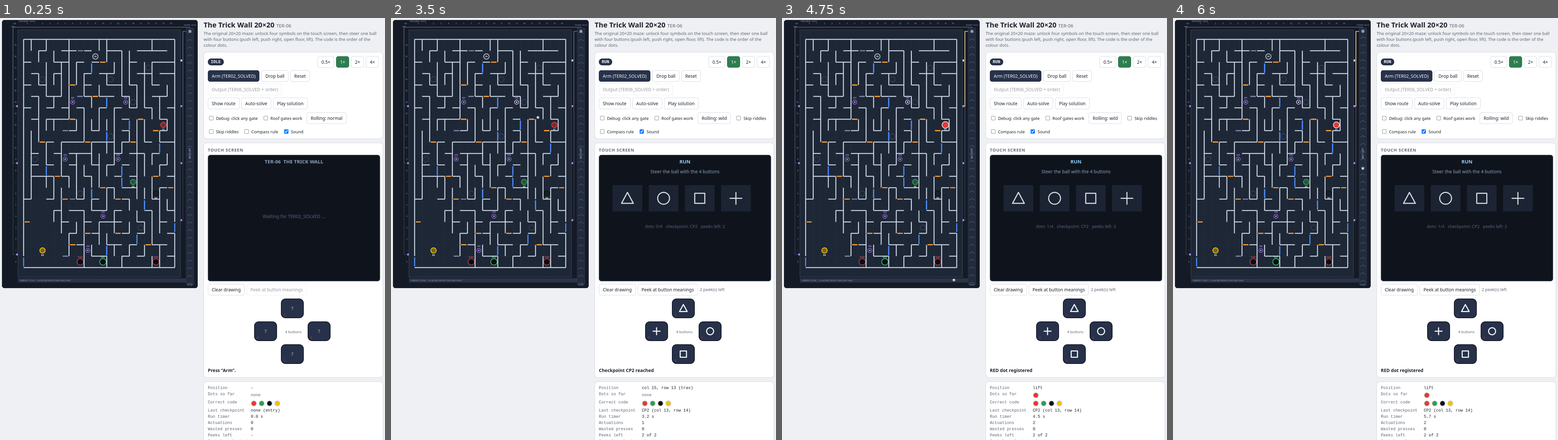
Above: before the commit, frames 1-4 (left to right).
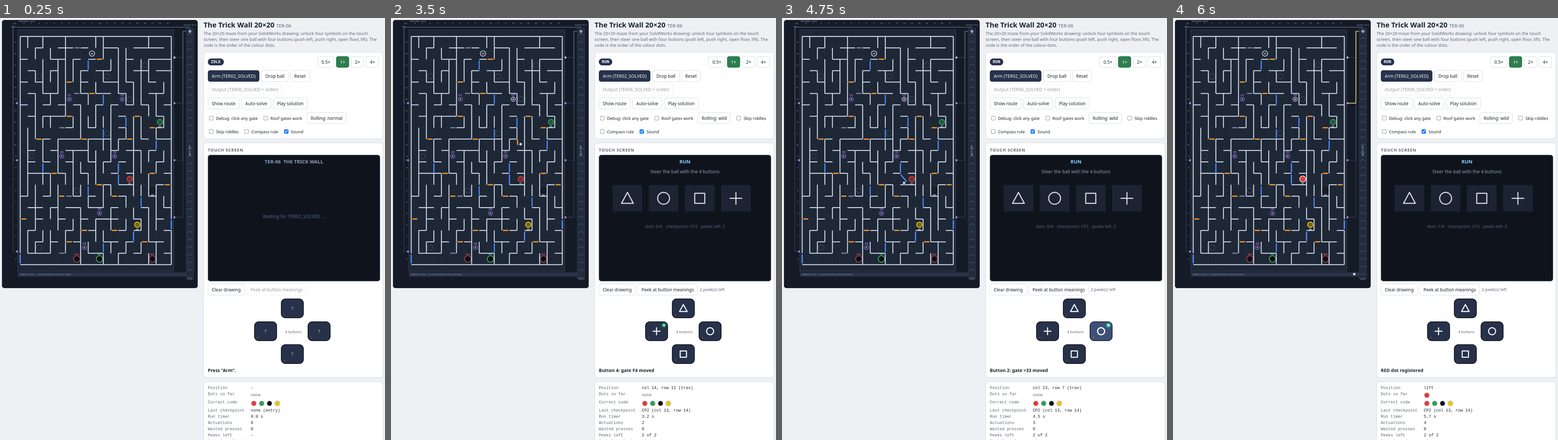
Above: after the commit, the same moments.

Repository: moediab25/game-sim
Game: browser game, page web/trickwall20.html
Same seed, same stepped clock (60 frames per second), same inputs: the game is played once before the commit and once after it.
Inputs (mouse positions are in pixels of both pictures, inside the frame that each line leads up to):
- Up to frame 1 (0.25 s): no input
- Up to frame 2 (3.5 s): click "Play solution" at 0.27 s; click "Rolling: normal" at 0.52 s; hold Right 1.03-1.53 s; click (491, 182) at 1.07 s; tap Space every 0.5 s from 1.1 to 3.1 s; hold Down 1.58-1.85 s; click (452, 127) at 1.67 s; hold Left 1.9-2.47 s; click (529, 115) at 2.27 s; hold Right 2.52-3.18 s; click (521, 207) at 2.87 s; hold Left from 3.23 s (still down); click (441, 220) at 3.47 s
- Up to frame 3 (4.75 s): tap Space at 3.6, 4.1, 4.6 s; release Left at 3.67 s; hold Down 3.72-4.05 s; click (882, 102) at 4.07 s; hold Right 4.1-4.6 s; hold Down from 4.65 s (still down); click (939, 165) at 4.67 s
- Up to frame 4 (6 s): release Down at 4.92 s; hold Left 4.97-5.53 s; tap Space at 5.1, 5.6 s; click (1215, 153) at 5.27 s; hold Right from 5.58 s (still down); click (1253, 245) at 5.87 s

The runs differ from the first frame. In frame 1, 7.2% of the frame differs, in the area x 3-98%, y 1-64%; in frame 2, 7.3%; in frame 3, 7.6%, in the area x 3-98%, y 1-97%; in frame 4, 7.2%.

Commit message:
20x20 sim: use the walls from the SolidWorks drawing (819 mm plate); re-pick solvable dots and exit
Co-Authored-By: Claude Sonnet 5.5 <noreply@anthropic.com>
Claude-Session: https://claude.ai/code/session_01RXFvVQLYSo7J45rJLQBW9m

Diff:
--- a/web/src/core20.js
+++ b/web/src/core20.js
@@ -2,21 +2,22 @@
 const CODE = ["red", "green", "black", "yellow"];          // correct dot order
 // Dot recesses: the first 4 (in CODE order) are the coloured dots, the rest are decoys.
 const DOTS = [
-  { name: "red",    c: 18, r: 12, rgb: "#e53935" },
-  { name: "green",  c: 14, r: 7,  rgb: "#2e9e4f" },
+  { name: "red",    c: 14, r: 7,  rgb: "#e53935" },
+  { name: "green",  c: 18, r: 12, rgb: "#2e9e4f" },
   { name: "black",  c: 17, r: 6,  rgb: "#111111" },
-  { name: "yellow", c: 2,  r: 1,  rgb: "#f2c200" },
+  { name: "yellow", c: 15, r: 3,  rgb: "#f2c200" },
 ];
-const DECOYS = [[16, 17], [2, 16], [11, 16], [14, 14], [11, 11], [1, 9], [7, 6], [15, 3]];
+const DECOYS = [[16, 17], [2, 16], [11, 16], [14, 14], [11, 11], [1, 9], [7, 6], [2, 1]];
 const EXIT = [10, 0];                                       // real exit; the other two bottom holes are drains
 const HOLES = [[7, 0], [10, 0], [17, 0]];
 const CPS = [[6, 14], [13, 14], [5, 9], [12, 9], [10, 4], [8, 1]];
 const ENTRY = [9, 18];
-const COLS = 20, ROWS = 20, CELL_W = 39.75, CELL_H = 60, X0 = 30, Y0 = 50, PW = 855, PH = 1300;
+// Plate from the SolidWorks drawing: 819 mm wide; maze area 795 x 1200 mm (20 x 20 cells of 39.75 x 60 mm)
+const COLS = 20, ROWS = 20, CELL_W = 39.75, CELL_H = 60, X0 = 12, Y0 = 34.5, PW = 819, PH = 1269;
 const DRIFT_P = 0.2;            // chance per open side that a falling ball is jostled sideways in a floorless cell
 const ACT_WINDOW = 0.45, LIFT_DELAY = 4.0;
-const H_LINES = ["11111111111111111111","00000100011001010001","00000011000110101110","00000010110011010001","10000100101110010010","00001011011010001001","10010111010011000100 …(325 unchanged characters)…
-const V_LINES = ["11111111111111111111","00000011111100000001","00000000000111101010","00000001111010011101","00001011000010101010","00011110111000011100 …(348 unchanged characters)…
+const H_LINES = ["11111111111111111111","01110100011001010001","00101011000110101110","01000010110011010001","10100100101110010010","01101011011010001001","10010111010011000100 …(325 unchanged characters)…
+const V_LINES = ["11111111111111111111","01100011111100000001","01011110000111101010","00100001111010011101","01101011000010101010","00011110111000011100 …(348 unchanged characters)…
 // id, type (f floor / p push), mount (f floor / s side / r roof), push dir, col, row
 const GATE_SRC = `F1 f f - 10 18|F2 f f - 4 8|F3 f f - 5 6|F4 f f - 14 11|F5 f f - 8 11|F6 f f - 8 3|F7 f f - 2 11|F8 f …(474 unchanged characters)…
 const GATES = GATE_SRC.split("|").map(s => { const [id, t, m, p, c, r] = s.split(" ");
--- a/web/src/sim20.js
+++ b/web/src/sim20.js
@@ -1,6 +1,6 @@
 // ===================== simulator (original 20x20 maze) =====================
 const OX = 84, OY = 52;                   // world -> canvas offset (px); scale is 1; world y is flipped so row 0 is at the bottom
-const LIFT_X0 = 885, LIFT_X1 = 925, LIFT_XC = 905, LANE_R = 868, LANE_TOP = -14, CHUTE_Y = PH + 16;
+const LIFT_X0 = PW + 30, LIFT_X1 = PW + 70, LIFT_XC = PW + 50, LANE_R = PW + 13, LANE_TOP = -14, CHUTE_Y = PH + 16;
 const RB = 8;                             // drawn ball radius (real ball is 7 mm)
 const FALL_T = .11, MOVE_T = .22, GATE_T = .15, HOLD_T = .12;
 const cxm = c => X0 + (c + .5) * CELL_W;
@@ -226,6 +226,7 @@
 
 // ===================== drawing: plate =====================
 const cv = document.getElementById("cv"), ctx = cv.getContext("2d");
+cv.width = OX + LIFT_X1 + 30; cv.height = OY + PH + 70;
 const COL = { plate: "#1e2736", wall: "#cbd5e4", red: "#e5484d", green: "#31c46b", blue: "#4c8dff", orange: "#ff9b2f", cp: "#b78cff", txt: "#8ea0bb" };
 const Py = y => PH - y;
 function gateSeg(g, th) {                  // y-up mm geometry from the description
--- a/web/src/template20.html
+++ b/web/src/template20.html
@@ -68,7 +68,7 @@
   <div class="stage"><canvas id="cv" width="1030" height="1410" aria-label="The Trick Wall plate"></canvas></div>
   <div class="side">
     <div><h1>The Trick Wall 20×20 <span style="font-weight:500;color:var(--muted);font-size:.9rem">TER-06</span></h1>
-      <div class="sub">The original 20×20 maze: unlock four symbols on the touch screen, then steer one ball with four buttons (push left, push right, open floor, lift). The code is the order of the colour dots.</div></div>
+      <div class="sub">The 20×20 maze from your SolidWorks drawing: unlock four symbols on the touch screen, then steer one ball with four buttons (push left, push right, open floor, lift). The code is the order of the colour dots.</div></div>
 
     <div class="card">
       <div class="row"><span class="state" id="hState">IDLE</span><span style="flex:1"></span>
@@ -115,7 +115,7 @@
     <div class="card"><h2>Self-test (also in the console)</h2><div class="list" id="check"></div></div>
     <div class="card"><h2>Solution plan (exact button presses)</h2><div class="list" id="sol">Press Auto-solve.</div></div>
     </div>
-    <div class="help">Plate 855 × 1300 mm, 20 × 20 cells of 39.75 × 60 mm, 39 gates (orange = floor gate, blue =  …(476 unchanged characters)…
+    <div class="help">Plate 819 mm wide (maze area 795 × 1200 mm), 20 × 20 cells of 39.75 × 60 mm, walls read from the SolidWorks drawing, 39 gates (orange = floor gate, blue =  …(476 unchanged characters)…
   </div>
 </div>
 
--- a/web/trickwall20.html
+++ b/web/trickwall20.html
@@ -68,7 +68,7 @@
   <div class="stage"><canvas id="cv" width="1030" height="1410" aria-label="The Trick Wall plate"></canvas></div>
   <div class="side">
     <div><h1>The Trick Wall 20×20 <span style="font-weight:500;color:var(--muted);font-size:.9rem">TER-06</span></h1>
-      <div class="sub">The original 20×20 maze: unlock four symbols on the touch screen, then steer one ball with four buttons (push left, push right, open floor, lift). The code is the order of the colour dots.</div></div>
+      <div class="sub">The 20×20 maze from your SolidWorks drawing: unlock four symbols on the touch screen, then steer one ball with four buttons (push left, push right, open floor, lift). The code is the order of the colour dots.</div></div>
 
     <div class="card">
       <div class="row"><span class="state" id="hState">IDLE</span><span style="flex:1"></span>
@@ -115,7 +115,7 @@
     <div class="card"><h2>Self-test (also in the console)</h2><div class="list" id="check"></div></div>
     <div class="card"><h2>Solution plan (exact button presses)</h2><div class="list" id="sol">Press Auto-solve.</div></div>
     </div>
-    <div class="help">Plate 855 × 1300 mm, 20 × 20 cells of 39.75 × 60 mm, 39 gates (orange = floor gate, blue =  …(476 unchanged characters)…
+    <div class="help">Plate 819 mm wide (maze area 795 × 1200 mm), 20 × 20 cells of 39.75 × 60 mm, walls read from the SolidWorks drawing, 39 gates (orange = floor gate, blue =  …(476 unchanged characters)…
   </div>
 </div>
 
@@ -237,21 +237,22 @@
 const CODE = ["red", "green", "black", "yellow"];          // correct dot order
 // Dot recesses: the first 4 (in CODE order) are the coloured dots, the rest are decoys.
 const DOTS = [
-  { name: "red",    c: 18, r: 12, rgb: "#e53935" },
-  { name: "green",  c: 14, r: 7,  rgb: "#2e9e4f" },
+  { name: "red",    c: 14, r: 7,  rgb: "#e53935" },
+  { name: "green",  c: 18, r: 12, rgb: "#2e9e4f" },
   { name: "black",  c: 17, r: 6,  rgb: "#111111" },
-  { name: "yellow", c: 2,  r: 1,  rgb: "#f2c200" },
+  { name: "yellow", c: 15, r: 3,  rgb: "#f2c200" },
 ];
-const DECOYS = [[16, 17], [2, 16], [11, 16], [14, 14], [11, 11], [1, 9], [7, 6], [15, 3]];
+const DECOYS = [[16, 17], [2, 16], [11, 16], [14, 14], [11, 11], [1, 9], [7, 6], [2, 1]];
 const EXIT = [10, 0];                                       // real exit; the other two bottom holes are drains
 const HOLES = [[7, 0], [10, 0], [17, 0]];
 const CPS = [[6, 14], [13, 14], [5, 9], [12, 9], [10, 4], [8, 1]];
 const ENTRY = [9, 18];
-const COLS = 20, ROWS = 20, CELL_W = 39.75, CELL_H = 60, X0 = 30, Y0 = 50, PW = 855, PH = 1300;
+// Plate from the SolidWorks drawing: 819 mm wide; maze area 795 x 1200 mm (20 x 20 cells of 39.75 x 60 mm)
+const COLS = 20, ROWS = 20, CELL_W = 39.75, CELL_H = 60, X0 = 12, Y0 = 34.5, PW = 819, PH = 1269;
 const DRIFT_P = 0.2;            // chance per open side that a falling ball is jostled sideways in a floorless cell
 const ACT_WINDOW = 0.45, LIFT_DELAY = 4.0;
-const H_LINES = ["11111111111111111111","00000100011001010001","00000011000110101110","00000010110011010001","10000100101110010010","00001011011010001001","10010111010011000100 …(325 unchanged characters)…
-const V_LINES = ["11111111111111111111","00000011111100000001","00000000000111101010","00000001111010011101","00001011000010101010","00011110111000011100 …(348 unchanged characters)…
+const H_LINES = ["11111111111111111111","01110100011001010001","00101011000110101110","01000010110011010001","10100100101110010010","01101011011010001001","10010111010011000100 …(325 unchanged characters)…
+const V_LINES = ["11111111111111111111","01100011111100000001","01011110000111101010","00100001111010011101","01101011000010101010","00011110111000011100 …(348 unchanged characters)…
 // id, type (f floor / p push), mount (f floor / s side / r roof), push dir, col, row
 const GATE_SRC = `F1 f f - 10 18|F2 f f - 4 8|F3 f f - 5 6|F4 f f - 14 11|F5 f f - 8 11|F6 f f - 8 3|F7 f f - 2 11|F8 f …(474 unchanged characters)…
 const GATES = GATE_SRC.split("|").map(s => { const [id, t, m, p, c, r] = s.split(" ");
